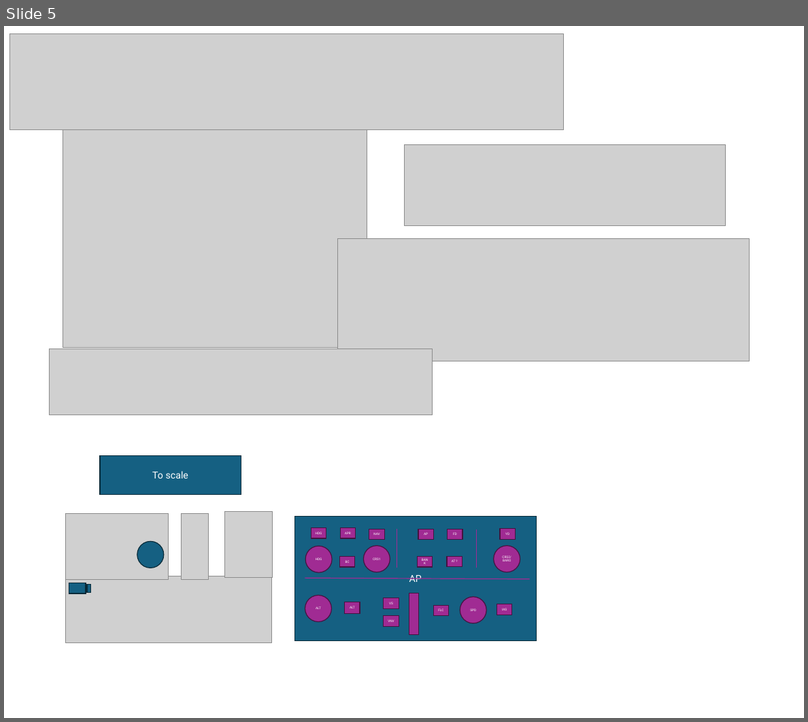
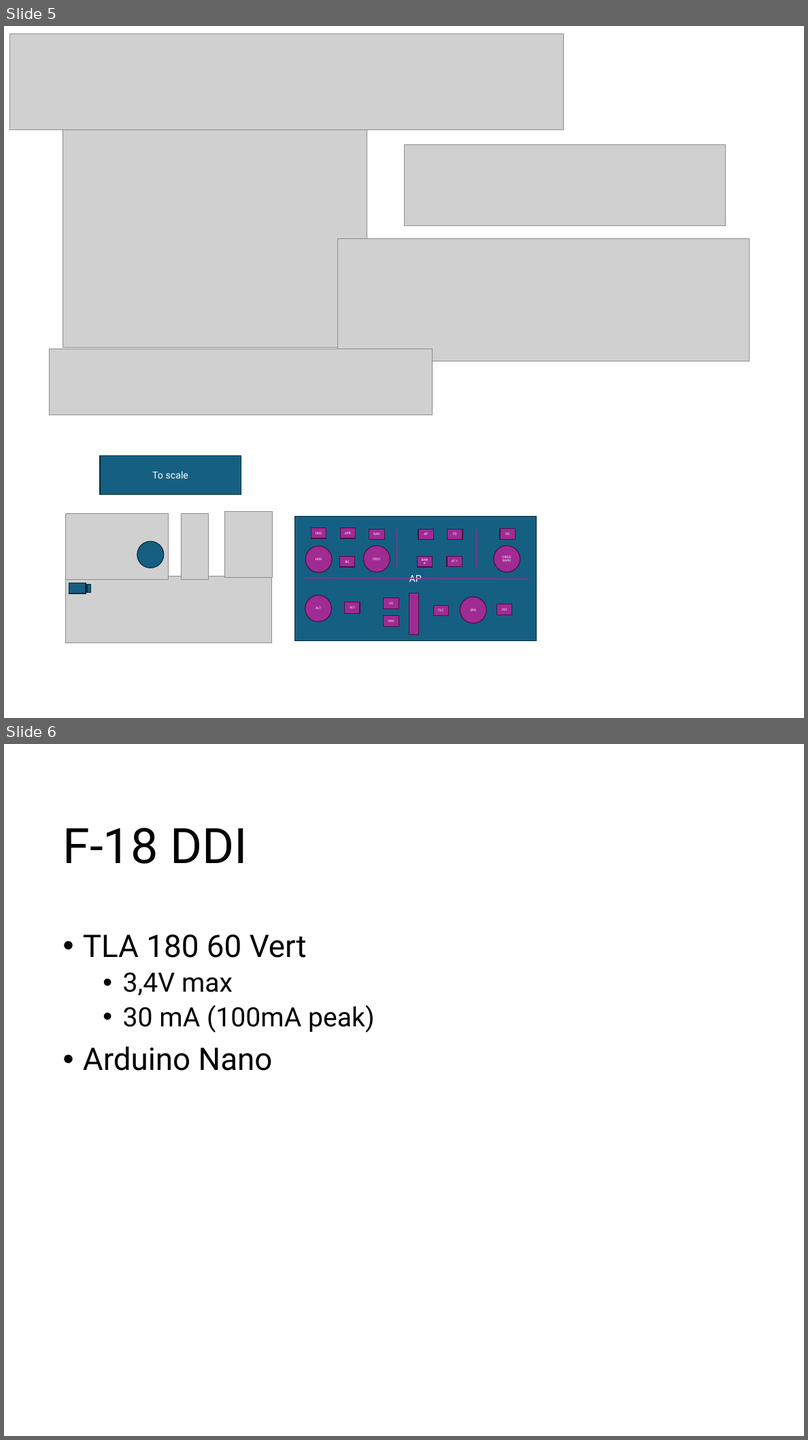
Before and after one commit to leirn/homecockpit, a slide deck: Cockpit compact.pptx. Shown one above the other, each under a label of ours: slide 5 before the commit, slides 5 and 6 after it. The pictures are 808x722 and 808x1440 pixels, drawn with LibreOffice and Linux fonts; fonts in the diff are those of the drawing; grey boxes stand for pictures. Boxes give left, top, right and bottom in pixels: in the first picture for what was removed or moved away, otherwise in the second. Text is boxed around its words. In the diff, an @@ line names an element or a change of style, - is before the commit and + after.

```diff
--- a/Cockpit compact.pptx
+++ b/Cockpit compact.pptx
@@ slide 6 added at (x1=4, y1=744, x2=804, y2=1436), background #FFFFFF @@
@@ title added at (x1=63, y1=828, x2=248, y2=864), 91.2 pt, text #000000 @@
+F-18 DDI
@@ text added at (x1=83, y1=934, x2=375, y2=1070), 58.1 pt, text #000000 @@
+• TLA 180 60 Vert
+  • 3,4V max
+  • 30 mA (100mA peak)
+• Arduino Nano
```
Also in this commit, not shown: 1 slide changed, 4 other files.
